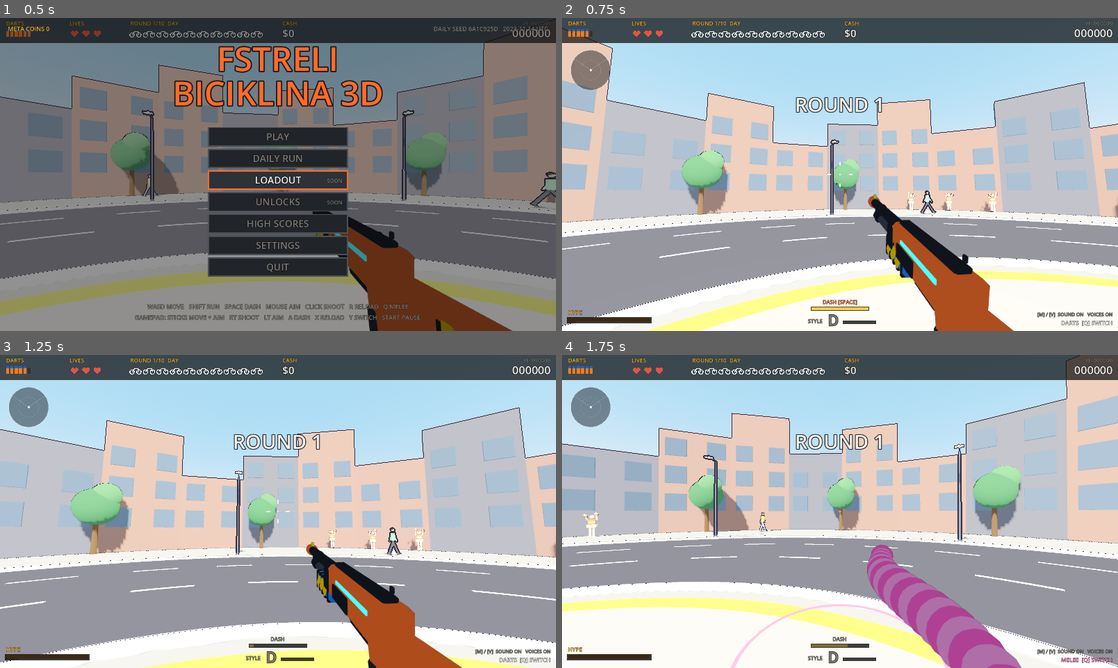
Above: before the commit, frames 1-4 (two rows, left to right).
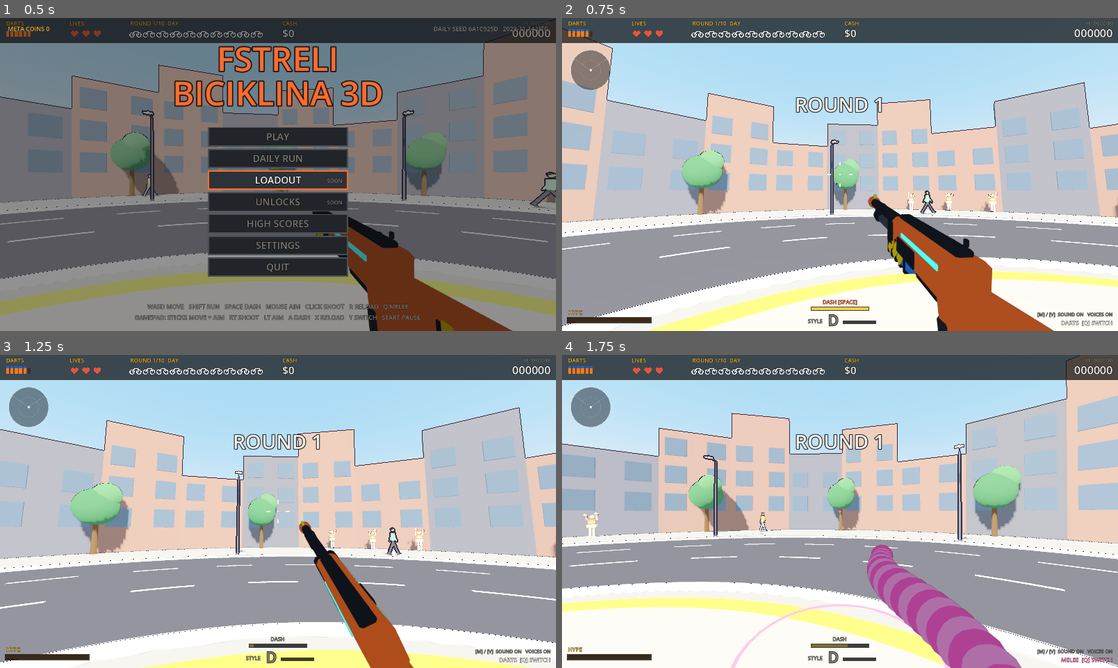
Above: after the commit, the same moments.

Repository: GVihi/FstreliBiciklina3D
Game: Godot game, scene res://main.tscn
Two runs of this game, one before a commit and one after it. Both use one fixed random seed, a clock stepped at 60 frames per second and the inputs below.
Inputs (mouse positions are in pixels of both pictures, inside the frame that each line leads up to):
- Up to frame 1 (0.5 s): no input
- Up to frame 2 (0.75 s): tap Enter at 0.5 s; move the mouse to (962, 158) at 0.52 s; hold Right from 0.53 s (still down); tap R at 0.6 s; click (962, 158) at 0.67 s
- Up to frame 3 (1.25 s): keep holding Right; tap Space at 0.77 s
- Up to frame 4 (1.75 s): move the mouse to (812, 511) at 1.27 s; release Right at 1.28 s; hold Up from 1.28 s (still down); tap Q at 1.35 s; tap Space at 1.52 s

Frame 1 is identical in both runs. In frame 2, 2.9% of the frame differs, in the area x 55-89%, y 56-100%; in frame 3, 3.2%, in the area x 53-84%, y 53-100%; in frame 4, nothing differs.

Commit message:
Add pump and reload animation to the gun
Roadmap item F2: "Pump / reload animation".

- pump_curve: the slide pulls back fast (eased out) and pushes forward
  slower (eased in and out) over the pump time, instead of a symmetric
  sine. The slide follows the pump timer exactly.
- The whole gun jolts with each pump: the muzzle dips a little and the
  gun is pulled slightly towards the player.
- While loading shells the gun tilts towards the player (pitch and roll)
  and moves aside and down, the slide rests part way open (replacing the
  old fast flutter), and each shell that goes in nudges the gun down
  through a small spring.
- Tuning constants (PUMP_*, LOAD_*, SHELL_DIP_SPEED) at the top of
  scripts/player.gd. Aiming down sights reduces the jolt and the tilt.

Not ticked in the README: needs the owner's in-game check (Godot could
not be run here).

Co-Authored-By: Claude Sonnet 5.5 <noreply@anthropic.com>
Claude-Session: https://claude.ai/code/session_01ERiY165C6WvgUz7dn68bP3

Diff:
--- a/scripts/player.gd
+++ b/scripts/player.gd
@@ -21,6 +21,11 @@
 var kick_roll_v = 0.0
 var shots_seen = 0
 var gun_base = Vector3.ZERO     # the smoothed hip / aim position, before the recoil is added
+var kick_dip = 0.0              # the gun dips a little each time a shell goes in (metres, negative = down)
+var kick_dip_v = 0.0
+var shells_prev = -1
+var pump_slide = 0.0            # 0 = slide forward, 1 = pulled all the way back
+var load_blend = 0.0            # 0 = normal hold, 1 = tilted for loading shells
 
 # Gun motion tuning (Milestone F2). Everything is in metres / radians and fades out while aiming down sights.
 const IDLE_SWAY = 0.0035        # breathing: how far the gun drifts up/down while standing still
@@ -37,6 +42,14 @@
 const KICK_ROLL_SPEED = 0.7     # recoil: random roll, to either side (rad/s)
 const KICK_STIFFNESS = 320.0    # spring strength: higher = snappier return
 const KICK_DAMPING = 24.0       # spring damping: lower = more wobble after the kick
+const PUMP_TRAVEL = 0.12        # pump: how far the slide travels (metres)
+const PUMP_PULL = 0.4           # pump: the slide spends this share of the pump time going back (a fast pull, a slower push)
+const PUMP_JOLT_PITCH = 0.05    # pump: the muzzle dips this much (rad) when the slide is back
+const PUMP_JOLT_BACK = 0.012    # pump: and the gun is pulled this far towards you (metres)
+const LOAD_OPEN = 0.25          # reload: how far back the slide rests while shells go in (0 to 1)
+const LOAD_SHIFT = Vector3(-0.035, -0.04, 0.02)   # reload: where the gun moves to
+const LOAD_TILT = Vector2(0.22, 0.5)              # reload: pitch up and roll (rad), so the loading port faces you
+const SHELL_DIP_SPEED = 0.45    # reload: how hard each shell nudges the gun down (m/s, about 1 cm)
 const KICK_BACK_MAX = 0.09      # limits, so rapid fire stacks up but never runs away
 const KICK_RISE_MAX = 0.26
 const KICK_ADS_MUL = 0.5        # recoil is this much smaller while aiming down sights (the view carries it instead)
@@ -266,10 +279,22 @@
 		kick_rise += kick_rise_v * h
 		kick_roll_v += (-KICK_STIFFNESS * kick_roll - KICK_DAMPING * kick_roll_v) * h
 		kick_roll += kick_roll_v * h
+		kick_dip_v += (-KICK_STIFFNESS * kick_dip - KICK_DAMPING * kick_dip_v) * h
+		kick_dip += kick_dip_v * h
 	kick_back = clampf(kick_back, -KICK_BACK_MAX, KICK_BACK_MAX)
 	kick_rise = clampf(kick_rise, -KICK_RISE_MAX, KICK_RISE_MAX)
 	kick_roll = clampf(kick_roll, -0.12, 0.12)
+	kick_dip = clampf(kick_dip, -0.03, 0.03)
 	# kick_back is a push towards +Z (towards the player), kick_rise tips the muzzle up
+
+# the slide over one pump, k from 0 to 1: a fast pull back (eased out), then a slower push forward (eased in and out)
+func pump_curve(k: float) -> float:
+	k = clampf(k, 0.0, 1.0)
+	if k < PUMP_PULL:
+		var t = k / PUMP_PULL
+		return 1.0 - (1.0 - t) * (1.0 - t)
+	var u = (k - PUMP_PULL) / (1.0 - PUMP_PULL)
+	return 1.0 - smoothstep(0.0, 1.0, u)
 
 func update_gun(dt: float) -> void:
 	var gun_node: Node3D = g.gun["root"]
@@ -281,7 +306,30 @@
 	var hip = Vector3(0.24, -0.22, -0.52)
 	var ads = Vector3(0.0, -0.062, -0.42)
 	var p = hip.lerp(ads, g.ads_t)
-	p.y -= (0.05 if g.sprinting else 0.0) + (0.04 if g.loading else 0.0)
+	p.y -= (0.05 if g.sprinting else 0.0)
+
+	# pump and reload: the slide curve, a small jolt of the whole gun, and the tilt while shells go in
+	var pumping = g.pump_t > 0.0
+	var slide_target = 0.0
+	if pumping:
+		slide_target = pump_curve(1.0 - g.pump_t / maxf(g.pump_dur, 0.01))
+		pump_slide = slide_target                          # follows the pump timing exactly
+	else:
+		if g.loading:
+			slide_target = LOAD_OPEN
+		pump_slide = lerpf(pump_slide, slide_target, minf(1.0, dt * 20.0))
+	var reloading = g.loading and not pumping
+	load_blend = move_toward(load_blend, 1.0 if reloading else 0.0, dt * 7.0)
+	var lb = smoothstep(0.0, 1.0, load_blend) * (1.0 - g.ads_t * 0.6)
+	p += LOAD_SHIFT * lb
+	var jolt = pump_slide if pumping else 0.0
+	jolt *= 1.0 - g.ads_t * 0.5
+	p.z += jolt * PUMP_JOLT_BACK
+	if shells_prev < 0:
+		shells_prev = g.shells
+	if g.shells > shells_prev and g.loading:
+		kick_dip_v -= SHELL_DIP_SPEED
+	shells_prev = g.shells
 
 	# idle sway (breathing), walk / sprint bob and look sway. They ease out while aiming down sights.
 	var calm = 1.0 - g.ads_t * ADS_CALM
@@ -316,17 +364,12 @@
 	var tilt = step_up * 0.018 * bob_mul * moving * calm
 	update_kick(dt)
 	gun_base = gun_base.lerp(p, minf(1.0, dt * 18.0))
-	gun_node.position = gun_base + Vector3(0.0, 0.0, kick_back)
+	gun_node.position = gun_base + Vector3(0.0, kick_dip, kick_back)
 	gun_node.rotation = Vector3(
-		kick_rise + (0.18 if g.sprinting else 0.0) + tilt + sway_pitch * calm,
+		kick_rise + (0.18 if g.sprinting else 0.0) + tilt + sway_pitch * calm + LOAD_TILT.x * lb - jolt * PUMP_JOLT_PITCH,
 		(1.0 - g.ads_t) * 0.06 + sway_yaw * calm,
-		roll + kick_roll)
-	var phase = 0.0
-	if g.pump_t > 0.0:
-		phase = sin(PI * (1.0 - g.pump_t / maxf(g.pump_dur, 0.01)))
-	if g.loading:
-		phase = maxf(phase, 0.5 * (0.5 + 0.5 * sin(g.time * 24.0)))
-	pump.position = Vector3(0.0, pump.position.y, -0.30 + 0.12 * phase)
+		roll + kick_roll + LOAD_TILT.y * lb)
+	pump.position = Vector3(0.0, pump.position.y, -0.30 + PUMP_TRAVEL * pump_slide)
 	g.gun["light"].light_energy = 3.0 * (g.flash / 0.07) if g.flash > 0.0 else 0.0
 	if g.viewmodel != null:
 		g.viewmodel.update(g.ads_t)
Not shown, changed: README.md
